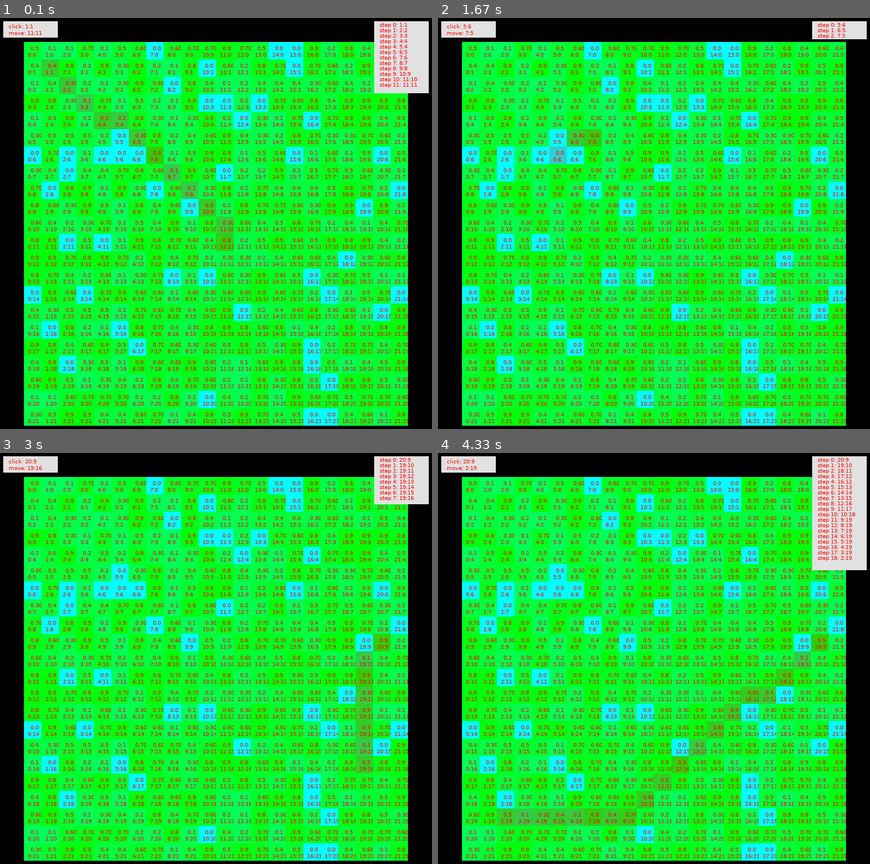
Above: before the commit, frames 1-4 (two rows, left to right).
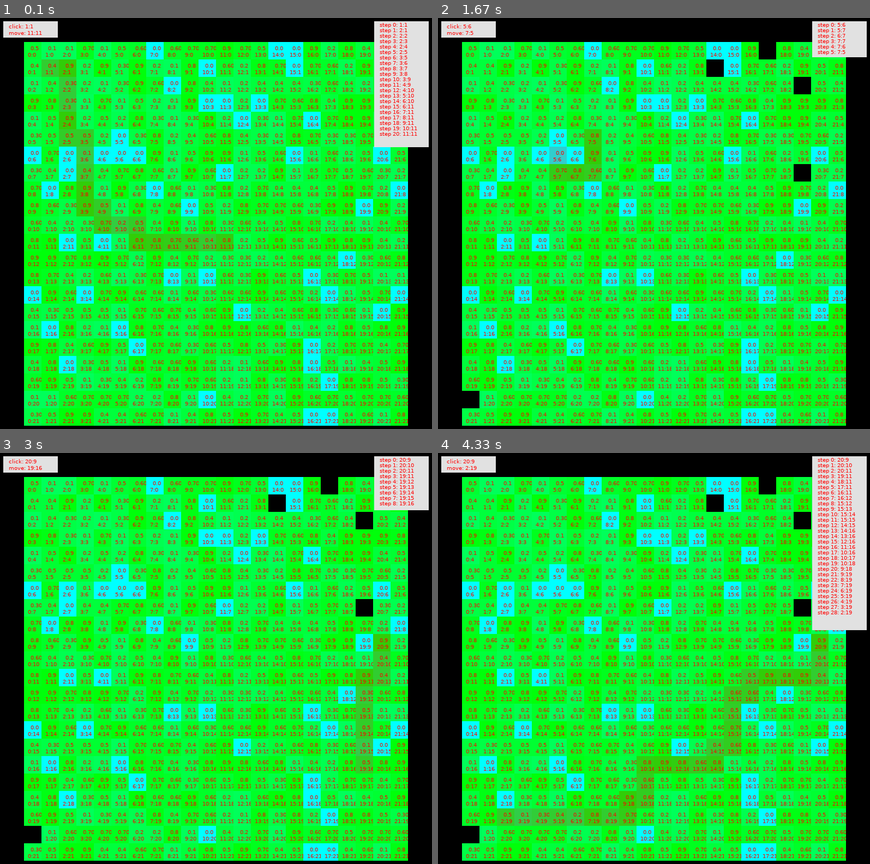
Above: after the commit, the same moments.

Repository: DrNemo/a-star
Game: pygame game, started from example_pygame.py
Two runs of this game, one before a commit and one after it. Both use one fixed random seed, a clock stepped at 60 frames per second and the inputs below. The source is Python 2; it was converted automatically to run under Python 3.
Inputs (mouse positions are in pixels of both pictures, inside the frame that each line leads up to):
- Up to frame 1 (0.1 s): no input
- Up to frame 2 (1.67 s): tap Enter at 0.33 s; press the mouse at (705, 272) at 0.7 s; move the mouse to (623, 174) at 0.8 s; release the mouse at (541, 71) at 0.93 s; click (550, 149) at 1.05 s; press the mouse at (550, 149) at 1.37 s; move the mouse to (571, 145) at 1.47 s; release the mouse at (593, 145) at 1.6 s
- Up to frame 3 (3 s): press the mouse at (112, 584) at 1.7 s; move the mouse to (82, 576) at 1.8 s; release the mouse at (51, 572) at 1.93 s; click (375, 633) at 2.05 s; press the mouse at (375, 633) at 2.37 s; move the mouse to (306, 642) at 2.47 s; release the mouse at (237, 650) at 2.6 s; press the mouse at (375, 633) at 2.7 s; move the mouse to (371, 699) at 2.8 s; release the mouse at (371, 769) at 2.93 s
- Up to frame 4 (4.33 s): press the mouse at (813, 633) at 3.03 s; move the mouse to (684, 613) at 3.13 s; release the mouse at (558, 588) at 3.27 s; press the mouse at (813, 633) at 3.37 s; move the mouse to (710, 642) at 3.47 s; release the mouse at (610, 654) at 3.6 s; press the mouse at (813, 633) at 3.7 s; move the mouse to (692, 600) at 3.8 s; release the mouse at (571, 563) at 3.93 s; press the mouse at (813, 633) at 4.03 s; move the mouse to (658, 728) at 4.13 s; release the mouse at (502, 822) at 4.27 s

The runs differ from the first frame. In frame 1, 6.1% of the frame differs, in the area x 13-100%, y 2-57%; in frame 2, 2.2%; in frame 3, 1.6%; in frame 4, 6.1%, in the area x 5-100%, y 2-95%.

Commit message:
refactor beta

Diff:
--- a/astar.py
+++ b/astar.py
@@ -5,7 +5,7 @@
 * @copyright 2014 DrNemo
 * @license http://www.opensource.org/licenses/mit-license.html MIT License
 * @author DrNemo <drnemo@bk.ru>
-* @version 1.0 alfa
+* @version 1.0 beta
 *
 * example:
 
@@ -29,6 +29,12 @@
 # set stop [x, y]
 astar.stop([2, 1])
 
+# add temp let
+astar.let([3, 1], float 0-1)
+
+# clear temp lets
+astar.clearLets()
+
 # search path
 path = astar.search()
 while(path):
@@ -41,109 +47,120 @@
 
 class AStar:
 	maps = {}
+	maps_temp = {}
 	w = 0
 	h = 0
 	diagonal = False
 	_start = [0, 0]
-	_start_save = [0, 0]
 	_stop = [0, 0]
-	_stop_save = [0, 0]
 	_path_save = []
+	_re_search = True
 	def __init__(self, maps, diagonal = False):
 		self.diagonal = diagonal
 		self.w = len(maps)
 		self.h = len(maps[0])
+		# generate hash map
 		for x in xrange(0, self.w):
 			for y in xrange(0, self.h):
 				self.maps[prefix([x, y])] = maps[x][y]
 
+	def let(self, cor, cofice = 0):
+		self._re_search = True
+		self.maps_temp[prefix(cor)] = cofice
+		return self
+
+	def clearLets(self):
+		self._re_search = True
+		self.maps_temp = {}
+		return self
+
 	def start(self, cor):
+		self._re_search = True
 		self._start = Point(cor)
 		return self
 
 	def stop(self, cor):
+		self._re_search = True
 		self._stop = Point(cor)
 		return self
 
-	def min_point(self, open_point):
-		return_map = []
-		point = open_point.pop(0)
-		while open_point:
-			temp = open_point.pop(0)
-			if(temp.f < point.f):
-				return_map.append(point)
-				point = temp
-			else:
-				return_map.append(temp)
-
-		return return_map, point
-
 	def search(self):
-		if self._stop_save == self._stop and self._start_save == self._start:
+		if not self._re_search:
 			return self._path_save[::]
 
+		if self._stop.prefix in self.maps and not self.maps[self._stop.prefix]:
+			return []
+
+		self._path_save = []
 		open_point = [self._start]
 		open_point_hash = {self._start.prefix : True}
 		close_point = {}
 
-		iterat = 0
 		while open_point:
-			open_point, point = self.min_point(open_point)
-			if not point:
-				break
-			elif point.prefix and point.prefix in open_point_hash:
-				del open_point_hash[point.prefix]
+			open_point.sort(key=lambda x: x.f, reverse=False)
+			point = open_point.pop(0)
 
-			if point.x == self.w or point.y == self.h or point.x < 0 or point.y < 0:
+			# map size
+			if point.x >= self.w or point.y >= self.h or point.x < 0 or point.y < 0:
 				continue
 
+			# finish
 			if point.x == self._stop.x and point.y == self._stop.y:
-				self._stop_save = self._stop
-				self._start_save = self._start
 				self._path_save = self.reverse(point)
-				return self._path_save[::]
+				self._re_search = False
+				del open_point, open_point_hash, close_point
+				return self.search()
 
-			new_points = [
-				[point.x, point.y - 1, True],
-				[point.x + 1, point.y, True],
-				[point.x, point.y + 1, True],
-				[point.x - 1, point.y, True]
-			]
-			if(self.diagonal):
-				new_points_diagonal = [
-					[point.x - 1, point.y - 1, False],
-					[point.x + 1, point.y - 1, False],
-					[point.x + 1, point.y + 1, False],
-					[point.x - 1, point.y + 1, False]
+			else:
+				if point.prefix in open_point_hash:
+					del open_point_hash[point.prefix]
+
+				new_points = [
+					[point.x, point.y - 1, True],
+					[point.x + 1, point.y, True],
+					[point.x, point.y + 1, True],
+					[point.x - 1, point.y, True]
 				]
-				new_points += new_points_diagonal
+				if(self.diagonal):
+					new_points_diagonal = [
+						[point.x - 1, point.y - 1, False],
+						[point.x + 1, point.y - 1, False],
+						[point.x + 1, point.y + 1, False],
+						[point.x - 1, point.y + 1, False]
+					]
+					new_points += new_points_diagonal
 
-			while new_points:
-				temp_point = new_points.pop(0)
-				pref = prefix(temp_point)
+				while new_points:
+					temp_point = new_points.pop(0)
+					pref = prefix(temp_point)
 
-				if pref not in self.maps:
-					continue
+					if pref not in self.maps:
+						continue
 
-				cofice = self.maps[pref]
+					# patency
+					cofice = self.maps[pref]
+					if pref in self.maps_temp:
+						cofice = self.maps_temp[pref]
 
-				if cofice > 0 and pref not in close_point:
-					g = point.g
-					if temp_point[2]:
-						g += 10 - 5 * cofice
-					else:
-						g += 14 - 5 * cofice
-					g = int(g)
+					if cofice > 0 and pref not in close_point:
+						g = point.g
 
-					h = 10 * (abs(temp_point[0] - self._stop.x) + abs(temp_point[1] - self._stop.y))
-					f = int(g + h)
+						if temp_point[2]:
+							g += 10 - 5 * cofice
+						else:
+							g += 14 - 5 * cofice
+						g = int(g)
 
-					p = Point(temp_point, g, h, f, point)
-					if p.prefix not in open_point_hash:
-						open_point.append(p)
-						open_point_hash[p.prefix] = True
+						h = 10 * (abs(temp_point[0] - self._stop.x) + abs(temp_point[1] - self._stop.y))
+						f = int(g + h)
 
-			close_point[point.prefix] = True
+						p = Point(temp_point, g, h, f, point)
+						if p.prefix not in open_point_hash:
+							open_point.append(p)
+							open_point_hash[p.prefix] = True
+
+				close_point[point.prefix] = True
+
 
 	def reverse(self, point):
 		stek = [point]
@@ -164,11 +181,11 @@
 	def __init__(self, cor, g = 0, h = 0, f = 0, parent = False):
 		self.x = int(cor[0])
 		self.y = int(cor[1])
-		self.prefix = prefix(cor)
+		self.prefix = prefix([self.x, self.y])
 		self.parent = parent
 		self.g = int(g)
 		self.h = int(h)
 		self.f = int(f)
 
 def prefix(cor):
-	return "%s:%s" % (cor[0], cor[1])
+	return "%i:%i" % (cor[0], cor[1])
--- a/example_pygame.py
+++ b/example_pygame.py
@@ -6,30 +6,24 @@
 map_size = [22, 22]
 block_size = 32
 point_cofice = xrange(10)
-black = (0, 0, 0)
 
 screen = pygame.display.set_mode(size)
 
 clock = pygame.time.Clock()
 
-contener = pygame.Surface([map_size[0] * block_size, map_size[1] * block_size])
-contener.fill(black)
-
-font = pygame.font.SysFont("Verdana", 10)
-
+# generate random map
 x, y = 0, 0
 structure_maps = []
 while(x < map_size[0]):
 	structure_maps.append([])
 	while(y < map_size[1]):
 		cofice = random.choice(point_cofice) * .1
-
 		structure_maps[x].append(cofice)
-
 		y += 1
 	x += 1
 	y = 0
 """
+# static map
 structure_maps = [
 	[1, 1, 1, .5, .2, 0, 0, .2, .5, 1, 1, 1],
 	[1, 1, 1, .5, .2, 0, 0, .2, .5, 1, 1, 1],
@@ -46,6 +40,15 @@
 	[1, 1, 1, .5, .2, 0, 0, .2, .5, 1, 1, 1]
 ]
 #"""
+
+map_size = [len(structure_maps), len(structure_maps[1])]
+
+contener = pygame.Surface([map_size[0] * block_size, map_size[1] * block_size])
+contener.fill((0, 0, 0))
+
+font = pygame.font.SysFont("Verdana", 10)
+
+# render map
 x, y = 0, 0
 while(x < len(structure_maps)):
 	while(y < len(structure_maps[0])):
@@ -73,41 +76,73 @@
 	x += 1
 	y = 0
 
-
-
+# default point
 start = [1, 1]
 finish = [11, 11]
-astar = AStar.AStar(structure_maps, True).start(start).stop(finish)
 
 clock = pygame.time.Clock()
-
 rect = contener.get_rect()
 offset_x = rect.x = int((width - (block_size * map_size[0])) / 2)
 offset_y = rect.y = int((height - (block_size * map_size[1])) / 2)
 
-move_x, move_y = 0, 0
+# AStar init
+astar = AStar.AStar(structure_maps, False).start(start).stop(finish)
+
+move_x, move_y = finish
+temp_points = []
 while 1:
-	screen.fill(black)
+	screen.fill((0, 0, 0))
 	screen.blit(contener, rect)
 
 	for event in pygame.event.get():
 		if event.type == pygame.QUIT: sys.exit()
+		# event move
 		if event.type == pygame.MOUSEMOTION:
 			mx, my = event.pos
 			move_x = mx = math.ceil((mx - offset_x) / block_size)
 			move_y = my = math.ceil((my - offset_y) / block_size)
-			if mx >= 0 and my >= 0:
+			if mx >= 0 and my >= 0 and mx < map_size[0] and my < map_size[1]:
 				finish = [mx, my]
+				# AStar set stop
 				astar.stop(finish)
 
+		# event click
 		if event.type == pygame.MOUSEBUTTONDOWN:
 			mx, my = event.pos
 			mx = math.ceil((mx - offset_x) / block_size)
 			my = math.ceil((my - offset_y) / block_size)
-			if mx >= 0 and my >= 0:
+			if mx >= 0 and my >= 0 and mx < map_size[0] and my < map_size[1]:
 				start = [mx, my]
+				# AStar set start
 				astar.start(start)
 
+		# event any key, generate random let
+		if event.type == pygame.KEYDOWN:
+			temp_points = []
+			# AStar clear let
+			astar.clearLets()
+
+			count = random.randrange(3, 10)
+			while(count):
+				cor = [random.randrange(0, map_size[0]), random.randrange(0, map_size[1])]
+				# AStar set let
+				astar.let(cor)
+
+				temp_points.append(cor)
+				count -= 1
+
+	# render temp_point
+	for temp_point in temp_points:
+
+		point_block = pygame.Surface([block_size, block_size])
+		point_block.fill((0, 0, 0))
+
+		point_rect = point_block.get_rect()
+		point_rect.x = offset_x + temp_point[0] * block_size
+		point_rect.y = offset_y + temp_point[1] * block_size
+		screen.blit(point_block, point_rect)
+
+	# AStar search path
 	path = astar.search()
 
 	if path:
@@ -115,6 +150,8 @@
 	else:
 		panel_path = pygame.Surface([100, 20])
 	panel_path.fill((225, 225, 225))
+
+	# render path
 	path_step = 0
 	while path:
 		point = path.pop(0)
@@ -147,4 +184,4 @@
 
 	pygame.display.flip()
 
-	clock.tick(60)
+	clock.tick(30)
